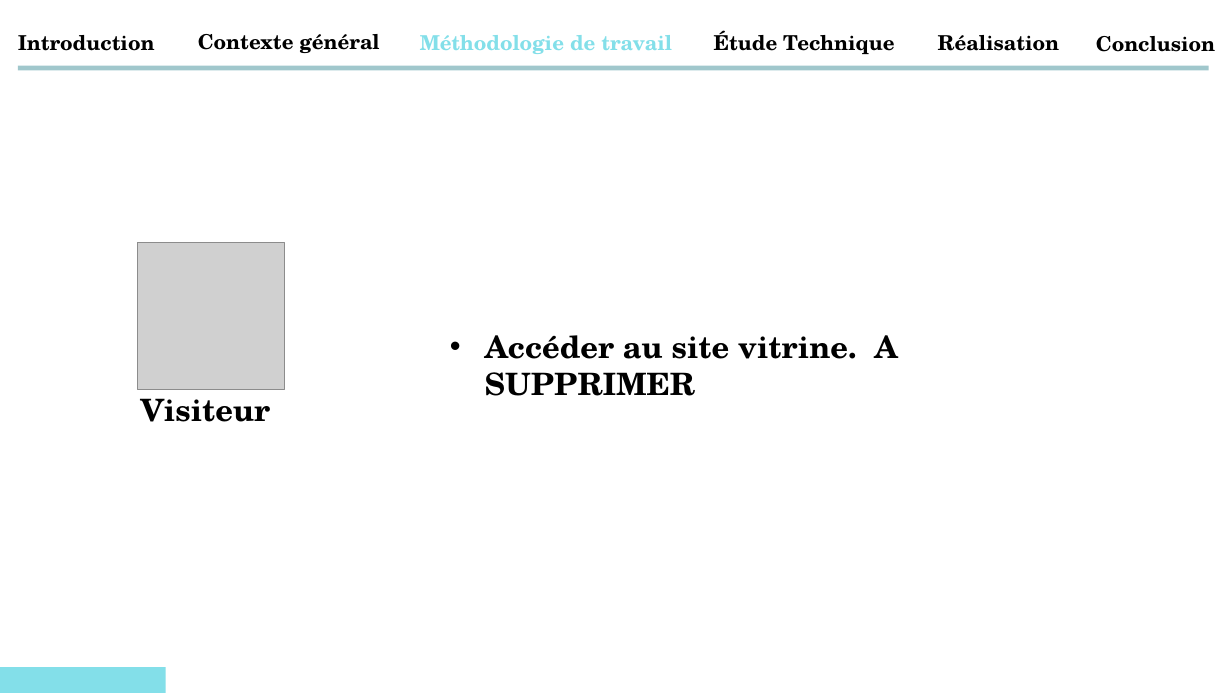
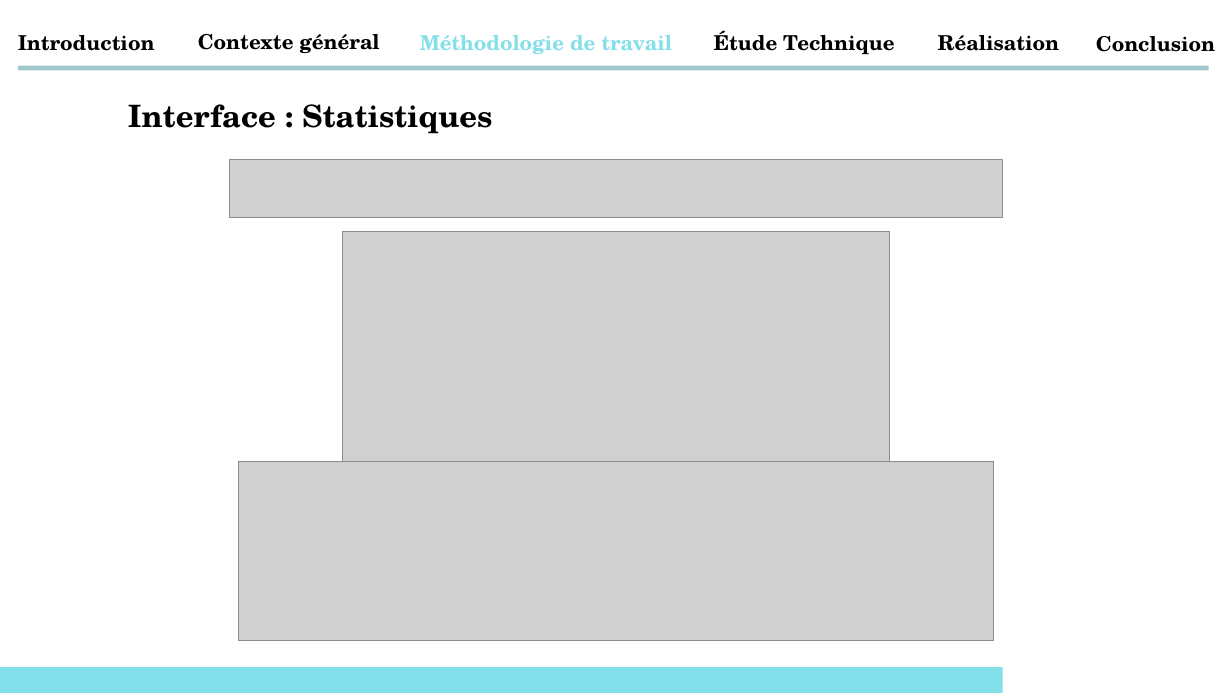
Before and after one commit to abdessamadtanafaat/AdminDashboard, a slide deck: slide 26 of PRESENTATION PFA/Presentatin PFA .pptx (slide 15 before the commit). Drawn at 1232x693 pixels with LibreOffice and Linux fonts; fonts in the diff are those of the drawing; grey boxes stand for pictures. Boxes give left, top, right and bottom in pixels: in the first picture for what was removed or moved away, otherwise in the second. Text is boxed around its words. In the diff, an @@ line names an element or a change of style, - is before the commit and + after.

```diff
--- a/PRESENTATION PFA/Presentatin PFA .pptx
+++ b/PRESENTATION PFA/Presentatin PFA .pptx
@@ text added at [128,104,492,134], 24 pt, text #000000, bold @@
+Interface : Statistiques
@@ picture added at [229,160,1003,218] @@
@@ picture added at [343,231,890,461] @@
@@ picture removed at [138,242,285,389] @@
@@ text removed at [485,335,897,396] @@
-• Accéder au site vitrine. A SUPPRIMER
@@ text removed at [141,389,271,422] @@
-Visiteur
@@ picture added at [238,462,994,640] @@
@@ rectangle: place and size @@
-rectangle at [0,671,1232,693]
+rectangle at [0,666,1003,693]
@@ rectangle at [0,666,1003,693]: fill #FFFFFF to #83DFE9 @@
```
Also in this commit, not shown: 24 other slides changed, 13 slides added.
